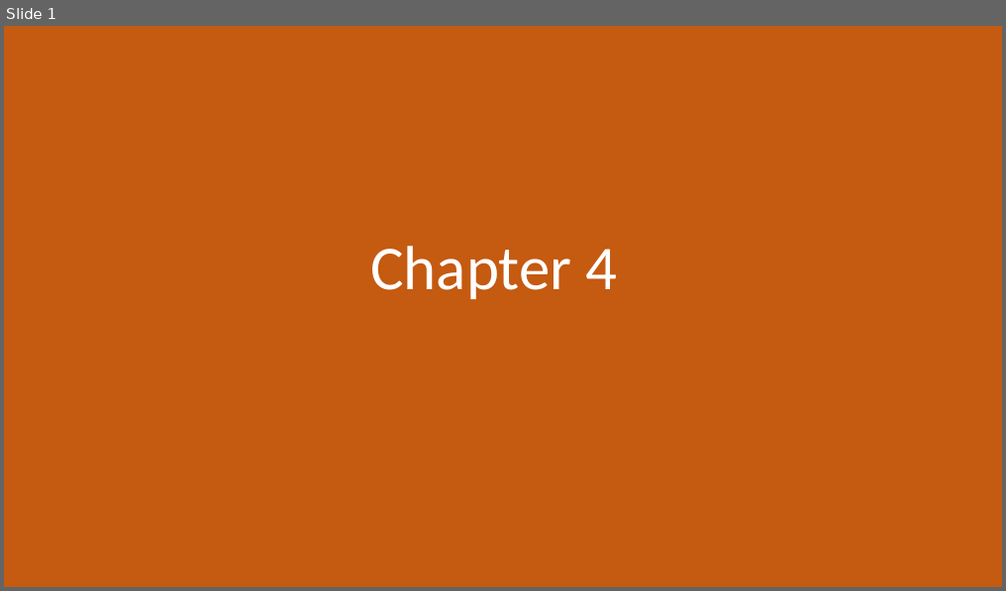
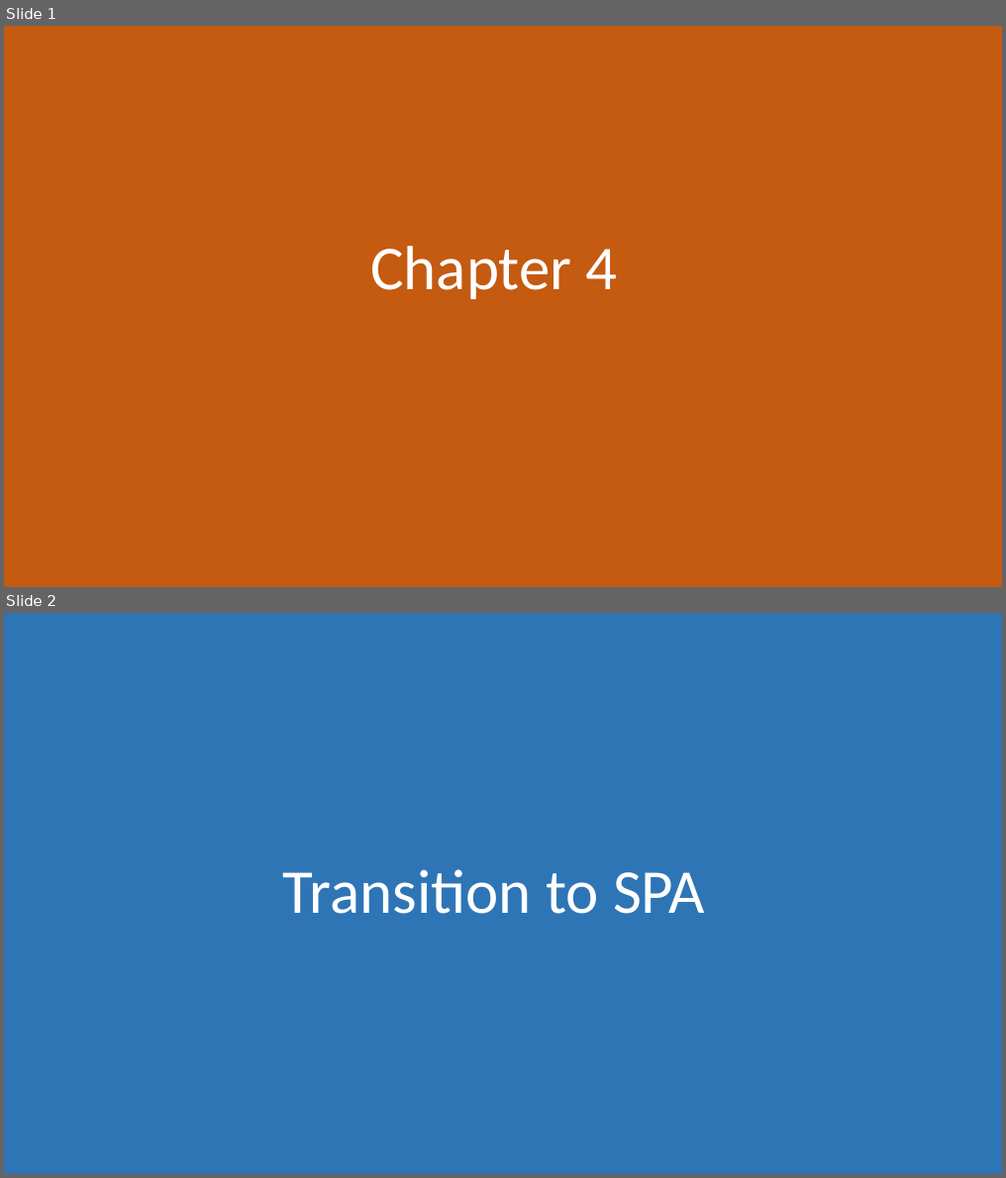
Before and after one commit to morkkis/PWD, a slide deck: presentations/chapter-3/Practical Web Dev.pptx. Shown one above the other, each under a label of ours: slide 1 before the commit, slides 1 and 2 after it. The pictures are 1006x591 and 1006x1178 pixels, drawn with LibreOffice and Linux fonts; fonts in the diff are those of the drawing. Boxes give left, top, right and bottom in pixels: in the first picture for what was removed or moved away, otherwise in the second. Text is boxed around its words. In the diff, an @@ line names an element or a change of style, - is before the commit and + after.

```diff
--- a/presentations/chapter-3/Practical Web Dev.pptx
+++ b/presentations/chapter-3/Practical Web Dev.pptx
@@ slide 2 added at <box>4,613,1002,1174</box>, background #FFFFFF @@
@@ rectangle added at <box>4,613,1002,1174</box>, fill #2E75B6 @@
@@ title added at <box>283,869,705,914</box>, 60 pt, text #FFFFFF @@
+Transition to SPA
```
Also in this commit, not shown: 4 other slides added, 1 slide removed, 7 other files.
